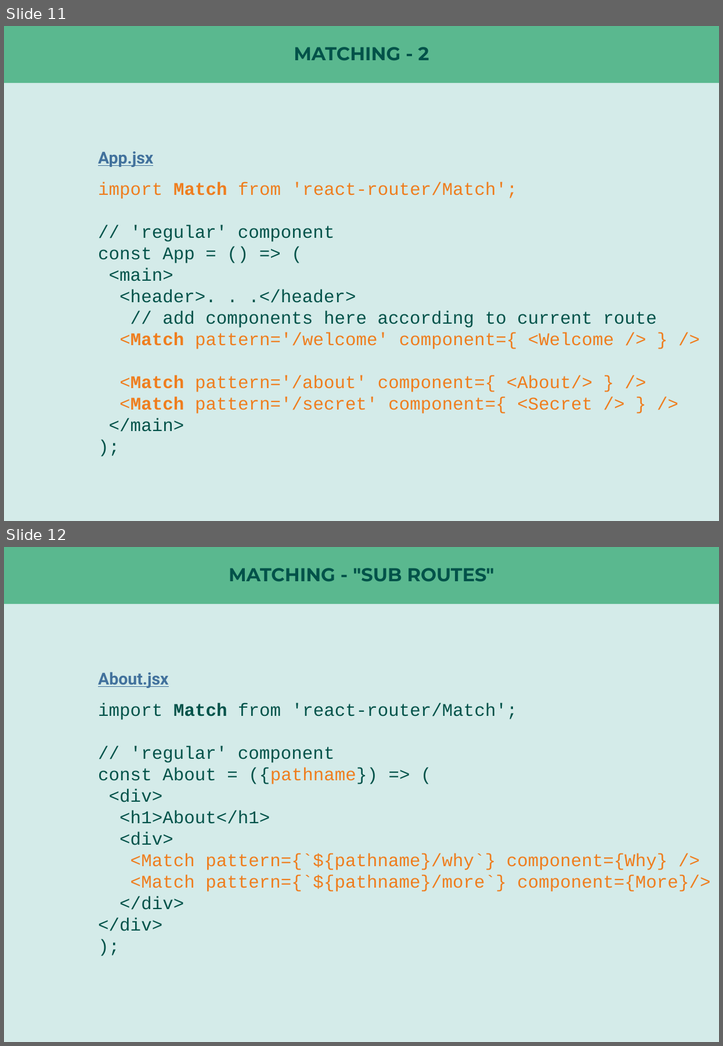
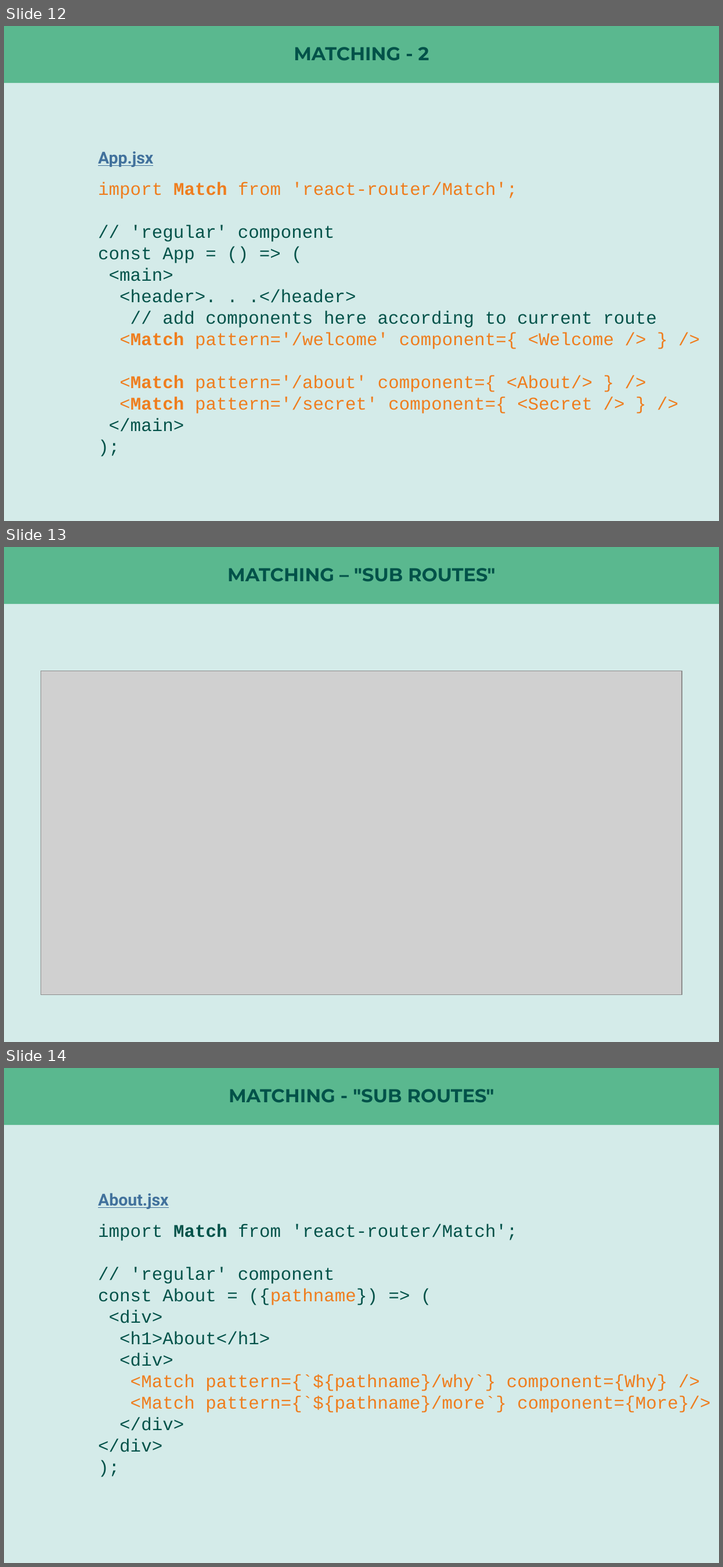
Before and after one commit to nilshartmann/react-rr4-example, a slide deck: react-router-meetup.pptx. Shown one above the other, each under a label of ours: slides 11 and 12 before the commit, slides 12, 13 and 14 after it. The pictures are 723x1046 and 723x1567 pixels, drawn with LibreOffice and Linux fonts; fonts in the diff are those of the drawing; grey boxes stand for pictures. Boxes give left, top, right and bottom in pixels: in the first picture for what was removed or moved away, otherwise in the second. Text is boxed around its words. In the diff, an @@ line names an element or a change of style, - is before the commit and + after.

```diff
--- a/react-router-meetup.pptx
+++ b/react-router-meetup.pptx
@@ slide 13 added at (4, 547, 719, 1042), background #D4EBE9; not listed: 1 template element that a slide beside it also shows @@
@@ title added at (227, 568, 495, 581), 20.3 pt, text #025249, bold @@
+MATCHING – "SUB ROUTES"
@@ picture added at (41, 671, 681, 995) @@
@@ what was slide 11 is now slide 12 @@
@@ what was slide 12 is now slide 14 @@
```
Also in this commit, not shown: 3 slides changed, 2 other slides added, 1 slide removed, 3 other files.
